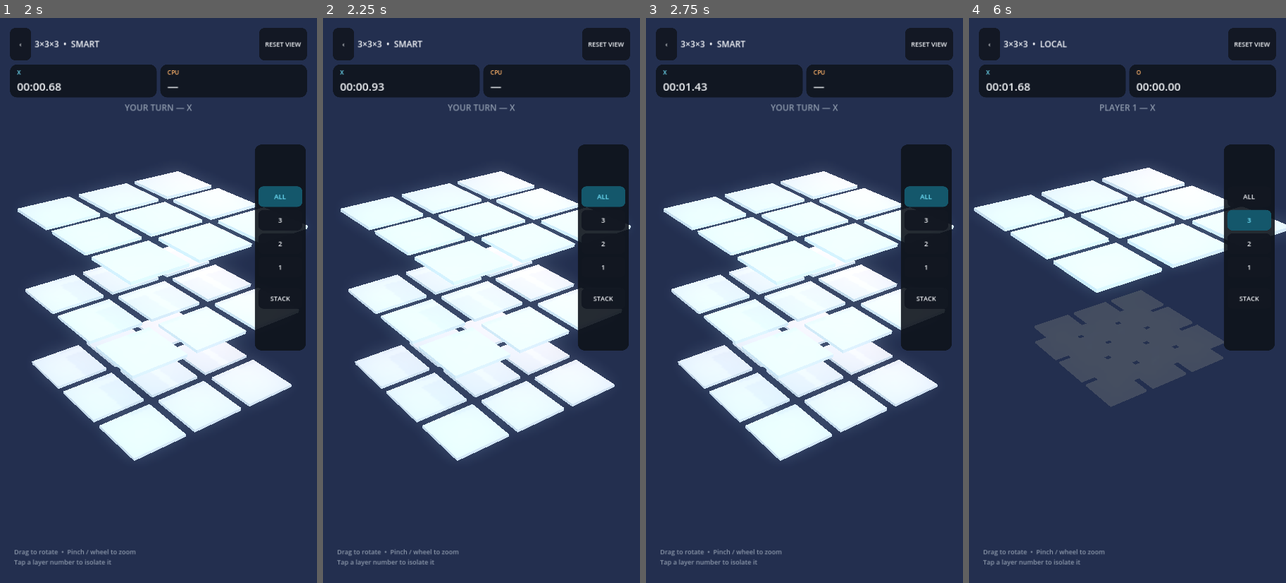
Above: before the commit, frames 1-4 (left to right).
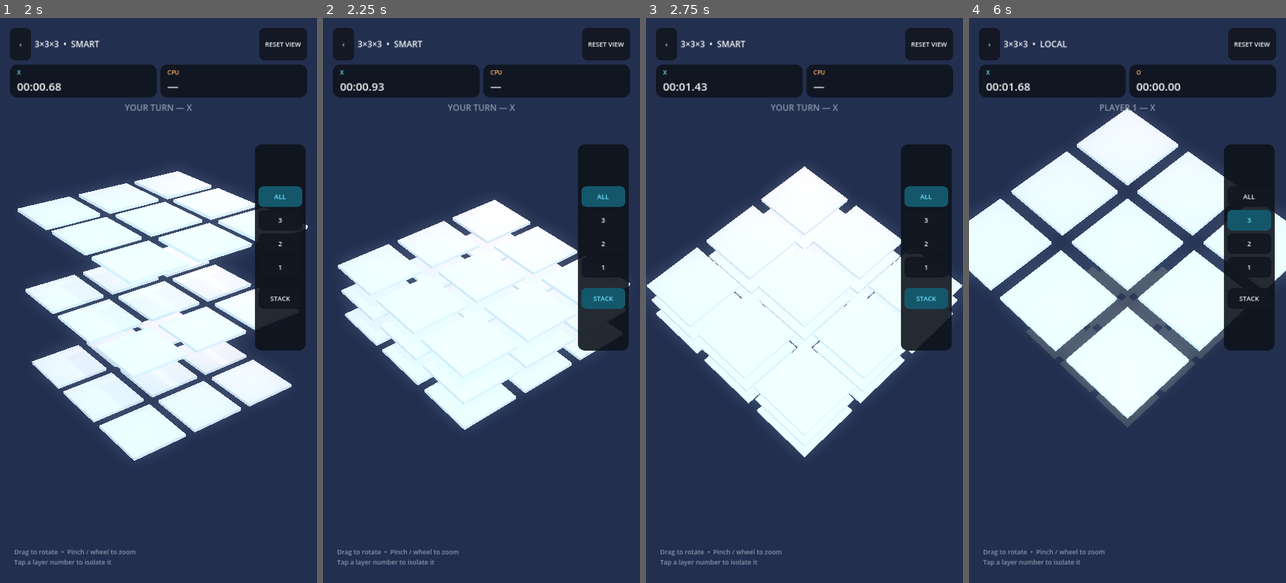
Above: after the commit, the same moments.

Repository: Creativebrook/tic3
Game: Godot game, scene res://scenes/main.tscn
Same seed, same stepped clock (60 frames per second), same inputs: the game is played once before the commit and once after it.
Inputs:
- Up to frame 1 (2 s): click "PLAYER vs COMPUTER" at 0.5 s; click "START GAME" at 1.25 s
- Up to frame 2 (2.25 s): click "STACK" at 2 s
- Up to frame 3 (2.75 s): no input
- Up to frame 4 (6 s): click "‹" at 2.75 s; click "PLAYER vs PLAYER" at 3.5 s; click "START GAME" at 4.25 s; click "ALL" at 5 s; click "3" at 5.75 s

Frame 1 is identical in both runs. In frame 2, 16% of the frame differs, in the area x 4-98%, y 27-79%; in frame 3, 14%; in frame 4, 21%, in the area x 0-100%, y 16-73%.
Error before the commit: Invalid call. Nonexistent function 'toggle_exploded' in base 'Node3D (BoardView)'. (res://scripts/main.gd:297)

Commit message:
feat: wire stack camera mode into HUD

Diff:
--- a/scripts/main.gd
+++ b/scripts/main.gd
@@ -36,6 +36,7 @@
 var layer_box: VBoxContainer
 var result_panel: PanelContainer
 var layer_buttons: Array[Button] = []
+var stack_button: Button
 
 func _ready() -> void:
 	_build_world()
@@ -294,7 +295,9 @@
 		layer_buttons.append(layer_btn)
 	_refresh_layer_buttons()
 	layer_box.add_child(_spacer(16))
-	layer_box.add_child(_small_button("STACK", func(): board_view.toggle_exploded()))
+	stack_button = _small_button("STACK", _toggle_stack_mode)
+	layer_box.add_child(stack_button)
+	_refresh_stack_button()
 
 	var help := Label.new()
 	help.text = "Drag to rotate  •  Pinch / wheel to zoom\nTap a layer number to isolate it"
@@ -345,8 +348,27 @@
 func _select_layer(layer: int) -> void:
 	if board_view == null:
 		return
+	if board_view.is_stack_mode():
+		board_view.set_stack_mode(false)
+		camera_rig.set_stack_mode(false, board_size)
 	board_view.set_focus_layer(layer)
 	_refresh_layer_buttons()
+	_refresh_stack_button()
+
+func _toggle_stack_mode() -> void:
+	if board_view == null:
+		return
+	var enabled := not board_view.is_stack_mode()
+	board_view.set_stack_mode(enabled)
+	camera_rig.set_stack_mode(enabled, board_size)
+	_refresh_layer_buttons()
+	_refresh_stack_button()
+
+func _refresh_stack_button() -> void:
+	if stack_button == null or board_view == null:
+		return
+	var active := board_view.is_stack_mode()
+	_style_button(stack_button, Color(0.08, 0.34, 0.42, 1.0) if active else Color(0.07, 0.09, 0.13, 0.93), CYAN if active else TEXT, 18)
 
 func _refresh_layer_buttons() -> void:
 	if board_view == null:
